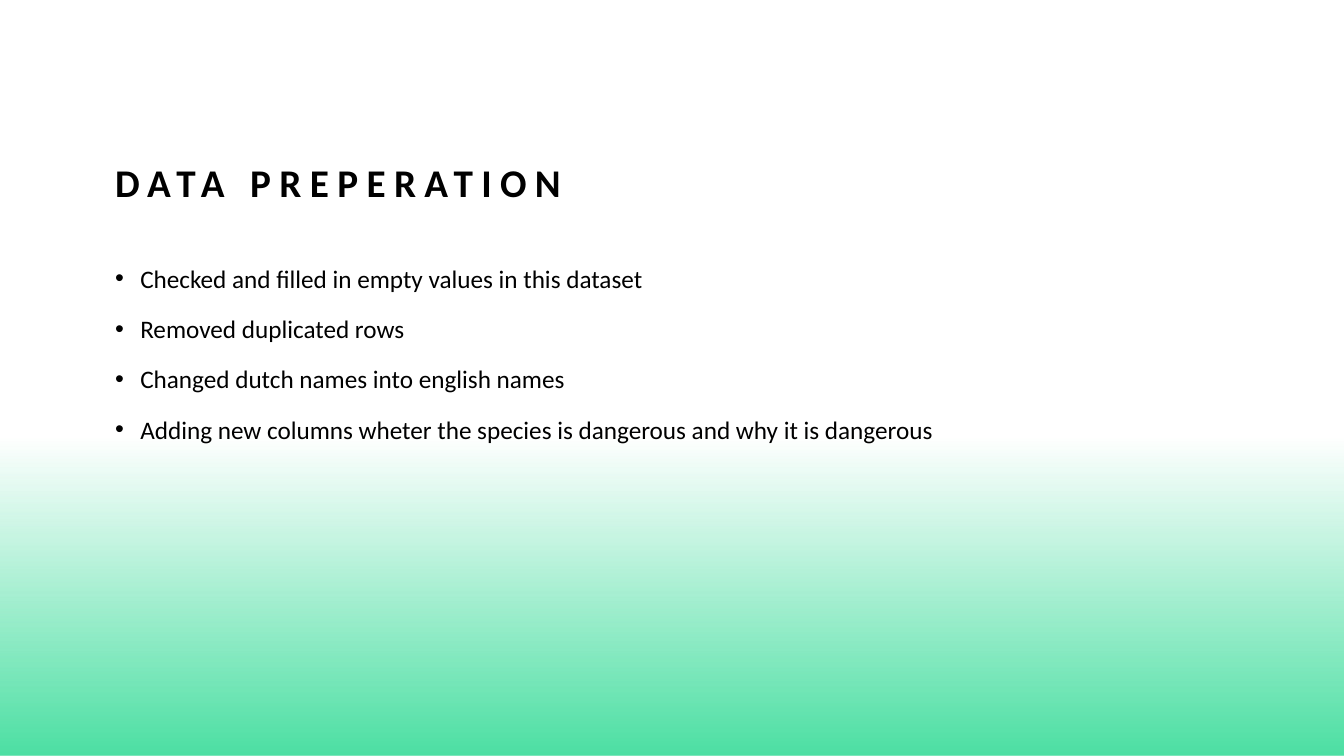
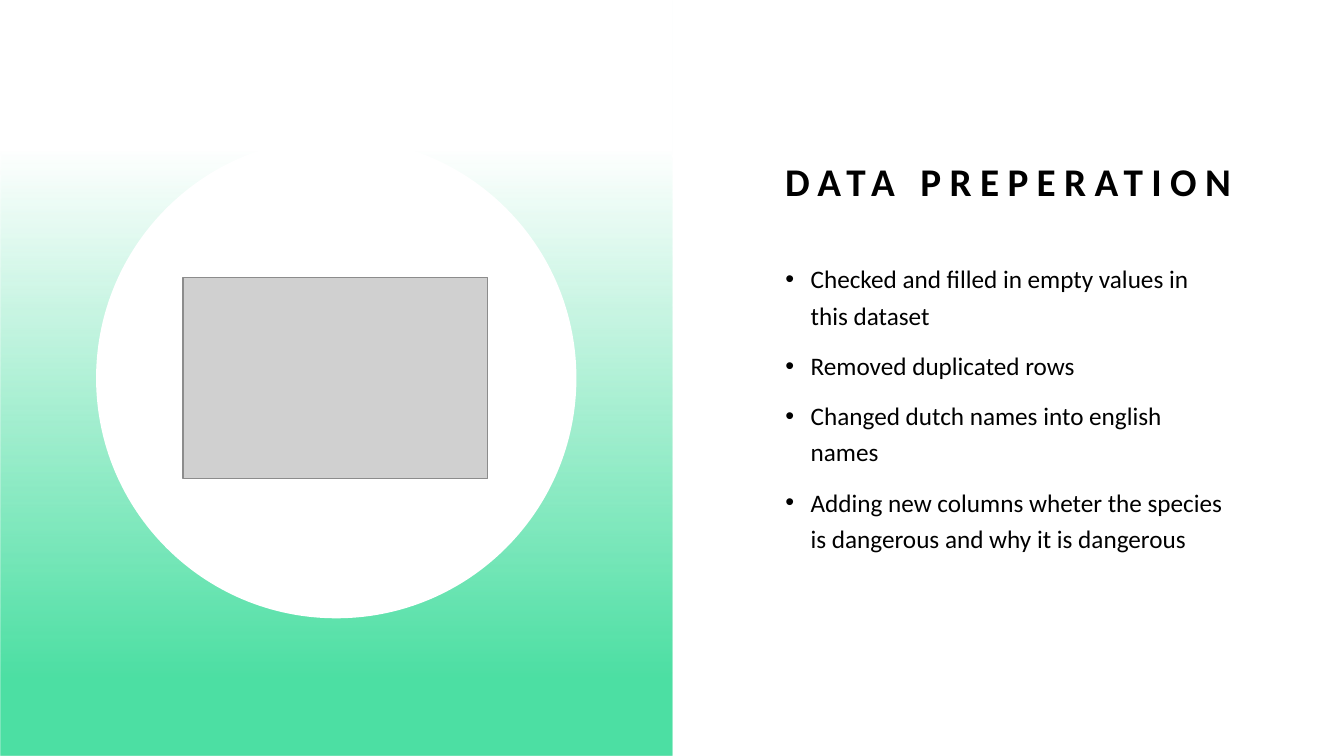
Before and after one commit to WarmtebronH/AI_Advanced, a slide deck: slide 6 of Data challenge/WildLifeGuide Presenation.pptx. Drawn at 1344x756 pixels with LibreOffice and Linux fonts; fonts in the diff are those of the drawing; grey boxes stand for pictures. Boxes give left, top, right and bottom in pixels: in the first picture for what was removed or moved away, otherwise in the second. Text is boxed around its words. In the diff, an @@ line names an element or a change of style, - is before the commit and + after.

```diff
--- a/Data challenge/WildLifeGuide Presenation.pptx
+++ b/Data challenge/WildLifeGuide Presenation.pptx
@@ rectangle added at bbox=[0, 0, 1344, 756], fill #FFFFFF @@
@@ rectangle added at bbox=[0, 0, 673, 756], fill gradient #4CDFA3 @@
@@ title "DATA PREPERATION" rewrapped from bbox=[105, 84, 1239, 211] to bbox=[775, 84, 1242, 210] @@
@@ freeform shape added at bbox=[96, 138, 577, 619], fill #FFFFFF @@
@@ text "Checked and filled in empty ..." rewrapped from bbox=[140, 270, 932, 444] to bbox=[811, 270, 1222, 553] @@
@@ picture added at bbox=[184, 277, 489, 479] @@
```
Also in this commit, not shown: 3 other slides changed, 1 slide added, 9 other files.
